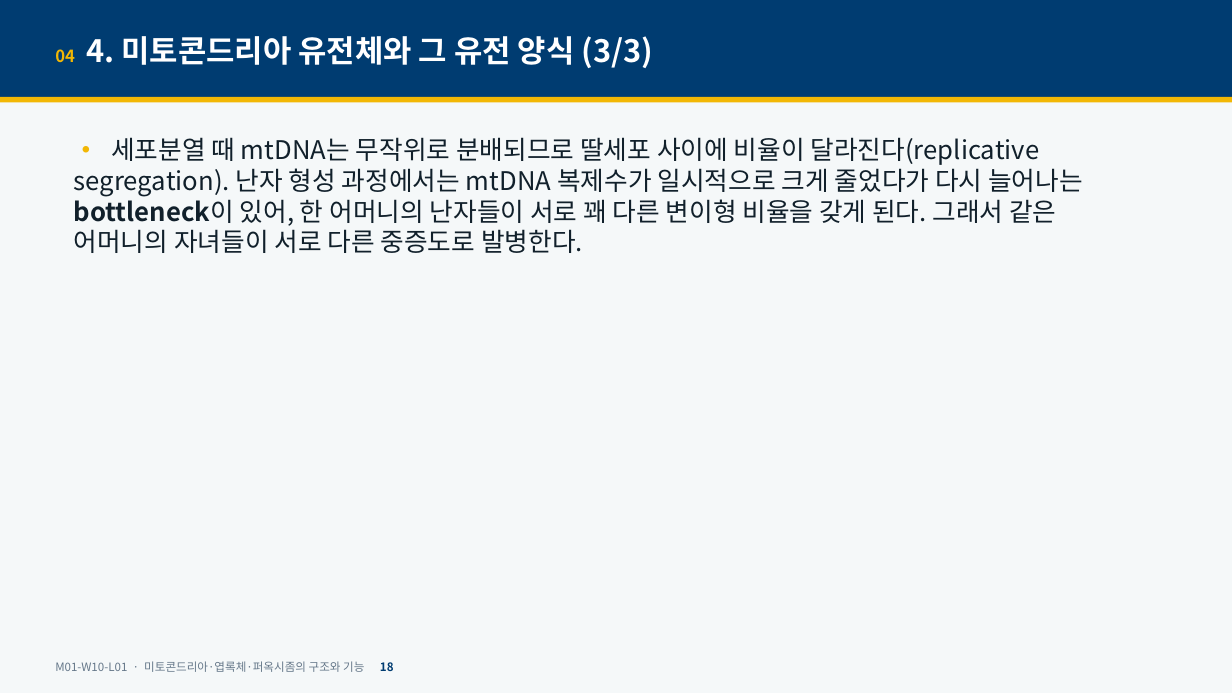
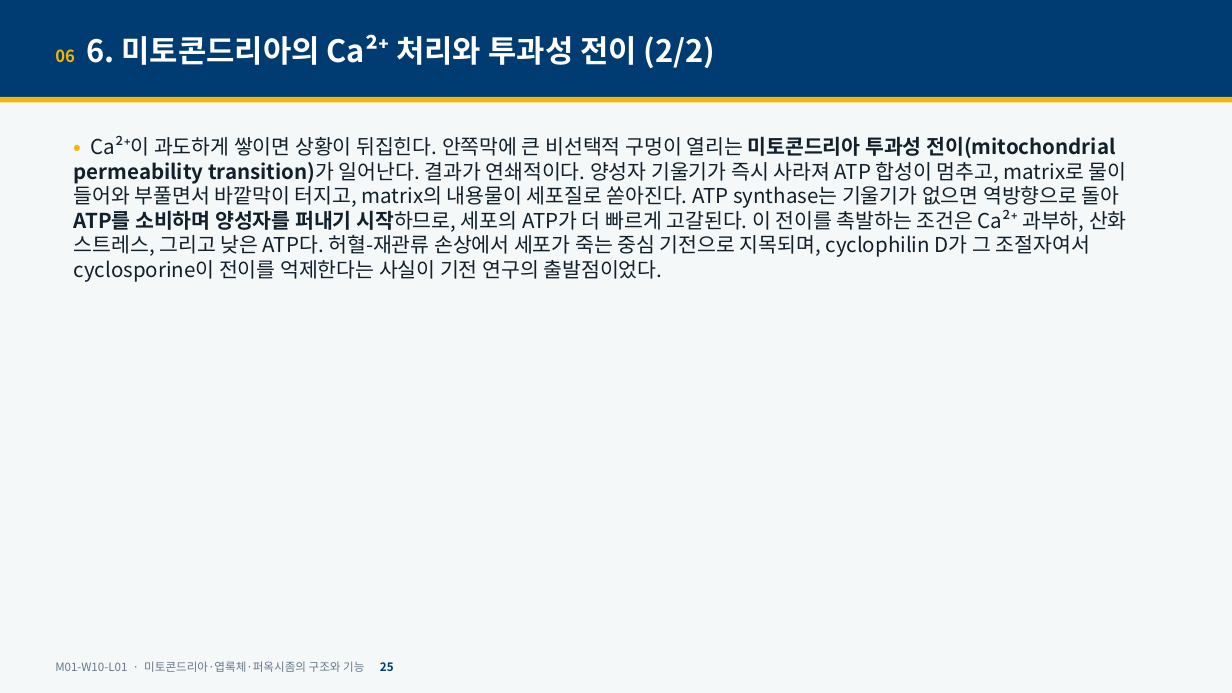
Before and after one commit to hoperiasd2/hoperiasd2.github.io, a slide deck: slide 25 of curriculum/M01/W10/L01/slides.pptx (slide 18 before the commit). Drawn at 1232x693 pixels with LibreOffice and Linux fonts; fonts in the diff are those of the drawing. Boxes give left, top, right and bottom in pixels: in the first picture for what was removed or moved away, otherwise in the second. Text is boxed around its words. In the diff, an @@ line names an element or a change of style, - is before the commit and + after.

```diff
--- a/curriculum/M01/W10/L01/slides.pptx
+++ b/curriculum/M01/W10/L01/slides.pptx
@@ text at (55, 34, 716, 68): text changed @@
-04 4. 미토콘드리아 유전체와 그 유전 양식 (3/3)
+06 6. 미토콘드리아의 Ca²⁺ 처리와 투과성 전이 (2/2)
@@ text at (74, 136, 1127, 282): text changed; size 20 to 16 pt @@
-• 세포분열 때 mtDNA는 무작위로 분배되므로 딸세포 사이에 비율이 달라진다(replicative segregation). 난자 형성 과정에서는 mtDNA 복제수가 일시적으로 크게 줄었다가 다시 늘어나는 bottleneck이 있어, 한 어머니의 난자들이 서로 꽤 다른 변이형 비율을 갖게 된다. 그래서 같은 어머니의 자녀들이 서로 다른 중증도로 발병한다.
+• Ca²⁺이 과도하게 쌓이면 상황이 뒤집힌다. 안쪽막에 큰 비선택적 구멍이 열리는 미토콘드리아 투과성 전이(mitochondrial permeability transition)가 일어난다. 결과가 연쇄적이다. 양성자 기울기가 즉시 사라져 ATP 합성이 멈추고, matrix로 물이 들어와 부풀면서 바깥막이 터지고, matrix의 내용물이 세포질로 쏟아진다. ATP synthase는 기울기가 없으면 역방향으로 돌아 ATP를 소비하며 양성자를 퍼내기 시작하므로, 세포의 ATP가 더 빠르게 고갈된다. 이 전이를 촉발하는 조건은 Ca²⁺ 과부하, 산화 스트레스, 그리고 낮은 ATP다. 허혈-재관류 손상에서 세포가 죽는 중심 기전으로 지목되며, cyclophilin D가 그 조절자여서 cyclosporine이 전이를 억제한다는 사실이 기전 연구의 출발점이었다.
@@ text at (55, 661, 394, 672): text changed @@
-M01-W10-L01 · 미토콘드리아·엽록체·퍼옥시좀의 구조와 기능 18
+M01-W10-L01 · 미토콘드리아·엽록체·퍼옥시좀의 구조와 기능 25
```
Also in this commit, not shown: 36 other slides changed, 14 slides added, 5 other files.
